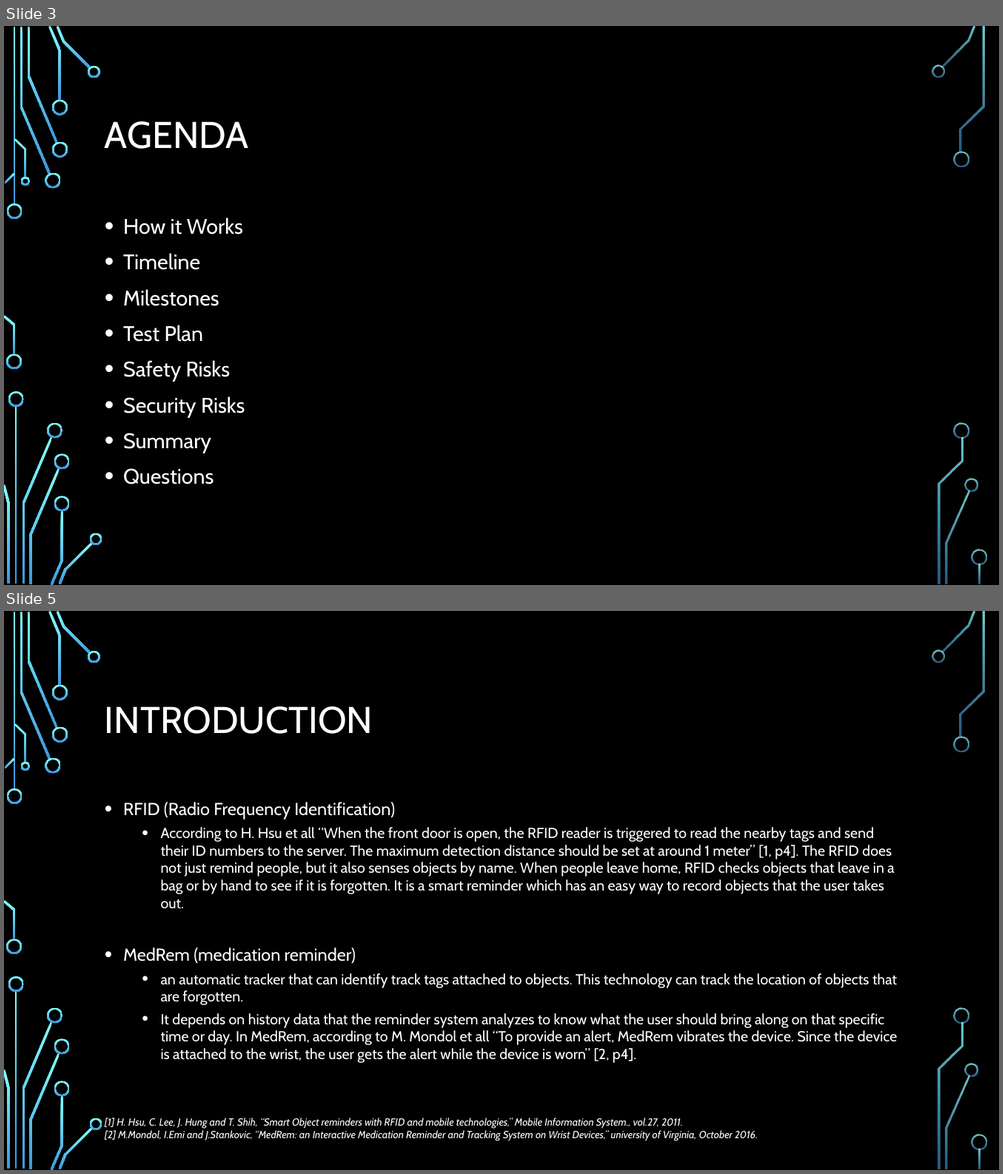
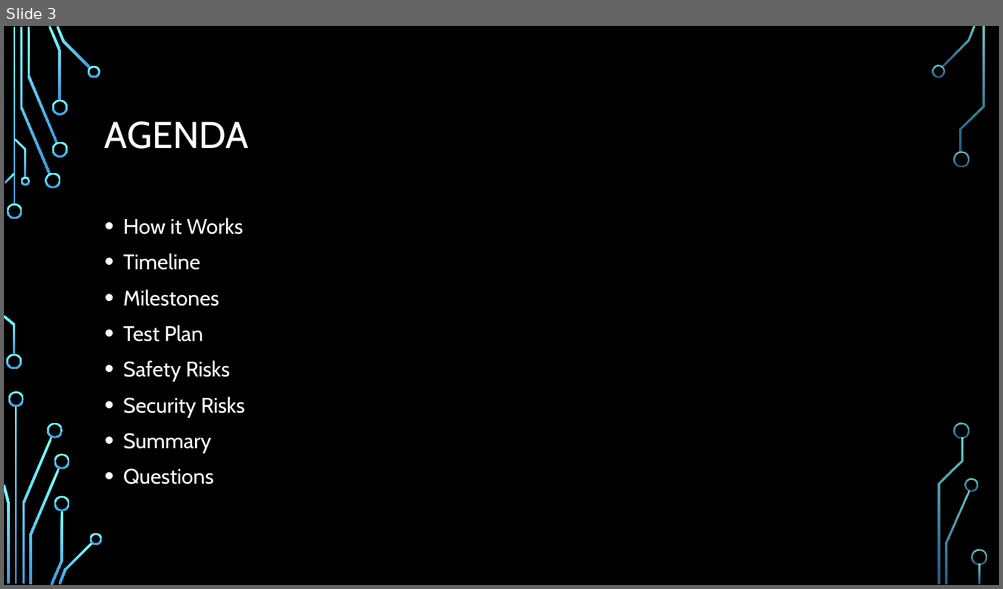
Before and after one commit to dontaylor6000/Group27_Tracker, a slide deck: Documentation/PDR.pptx. Shown one above the other, each under a label of ours: slides 3 and 5 before the commit, slide 3 after it; the slides between them are not shown. The pictures are 1003x1174 and 1003x589 pixels, drawn with LibreOffice and Linux fonts; fonts in the diff are those of the drawing; background and template pictures are left out. Boxes give left, top, right and bottom in pixels: in the first picture for what was removed or moved away, otherwise in the second. Text is boxed around its words. In the diff, an @@ line names an element or a change of style, - is before the commit and + after.

```diff
--- a/Documentation/PDR.pptx
+++ b/Documentation/PDR.pptx
@@ slide 5 removed at (x1=4, y1=611, x2=999, y2=1170), background picture (left out); not listed: 36 template elements that a slide beside it also shows @@
@@ title removed at (x1=105, y1=706, x2=373, y2=734) @@
-INTRODUCTION
@@ text removed at (x1=123, y1=802, x2=896, y2=1063) @@
-• RFID (Radio Frequency Identification)
-  • According to H. Hsu et all “When the front door is open, the RFID reader is triggered to read the nearby tags and send their ID numbers to the server. The maximum detection distance should be set at around 1 meter” [1, p4]. The RFID does not just remind people, but it also senses objects by name. When people leave home, RFID checks objects that leave in a bag or by hand to see if it is forgotten. It is a smart reminder which has an easy way to record objects that the user takes out.
-• MedRem (medication reminder)
-  • an automatic tracker that can identify track tags attached to objects. This technology can track the location of objects that are forgotten.
-  • It depends on history data that the reminder system analyzes to know what the user should bring along on that specific time or day. In MedRem, according to M. Mondol et all “To provide an alert, MedRem vibrates the device. Since the device is attached to the wrist, the user gets the alert while the device is worn” [2, p4].
@@ text removed at (x1=105, y1=1118, x2=757, y2=1142) @@
-[1] H. Hsu, C. Lee, J. Hung and T. Shih, “Smart Object reminders with RFID and mobile technologies,” Mobile Information System., vol.27, 2011.
-[2] M.Mondol, I.Emi and J.Stankovic, “MedRem: an Interactive Medication Reminder and Tracking System on Wrist Devices,” university of Virginia, October 2016.
```
Also in this commit, not shown: 2 slides changed, 5 slides added, 1 other slide removed, 1 other file.
